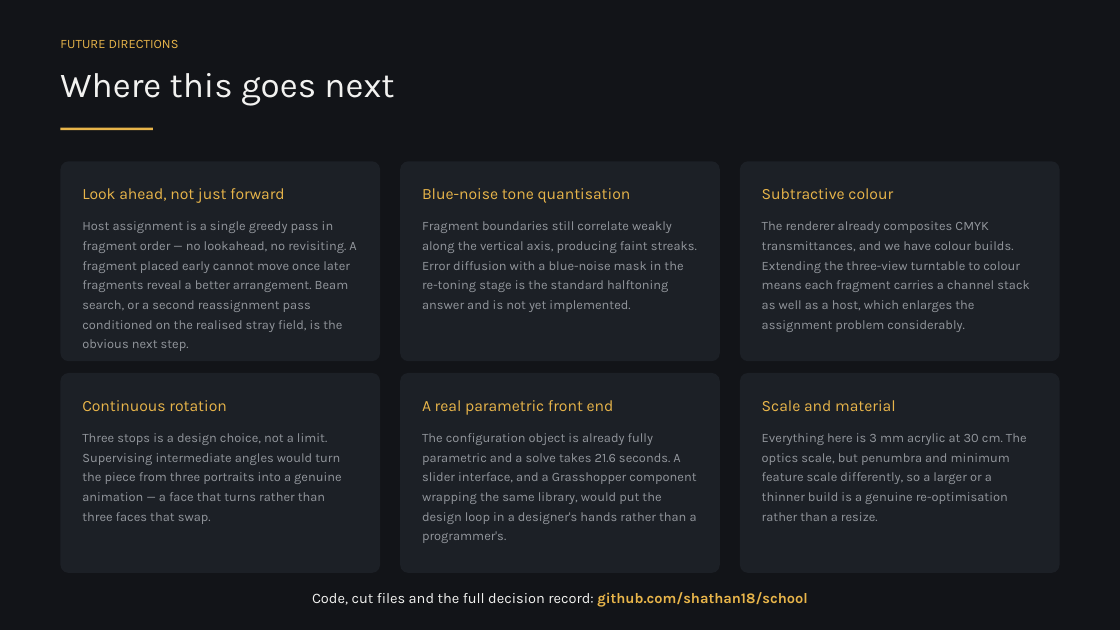
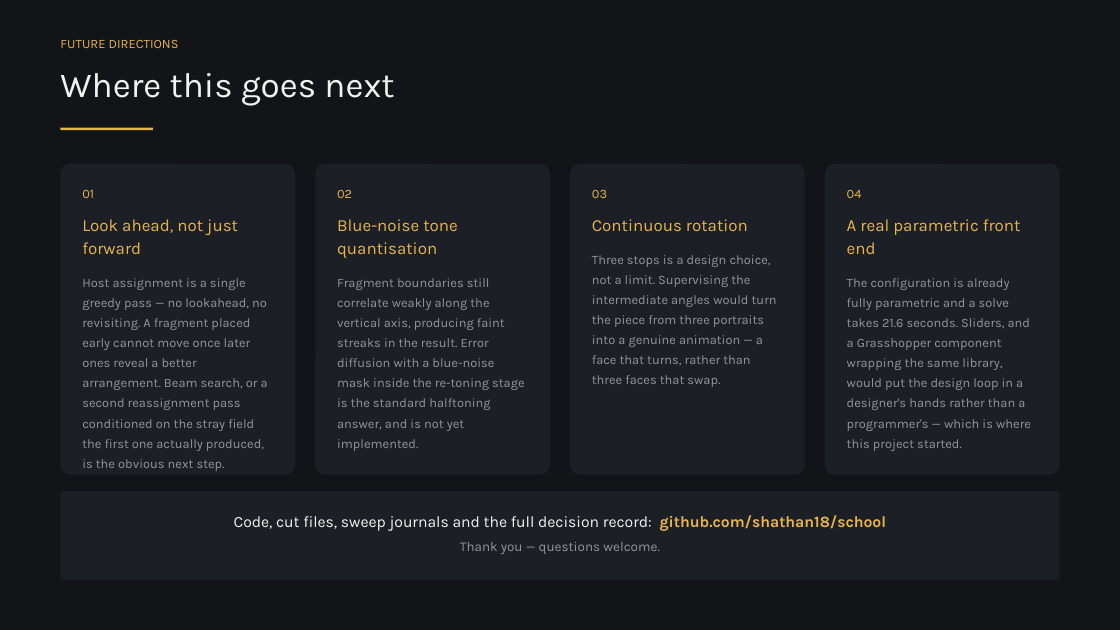
Before and after one commit to shathan18/school, a slide deck: slide 17 of MoP26_ShadowArt_final.pptx (slide 22 before the commit). Drawn at 1120x630 pixels with LibreOffice and Linux fonts; fonts in the diff are those of the drawing. Boxes give left, top, right and bottom in pixels: in the first picture for what was removed or moved away, otherwise in the second. Text is boxed around its words. In the diff, an @@ line names an element or a change of style, - is before the commit and + after.

```diff
--- a/MoP26_ShadowArt_final.pptx
+++ b/MoP26_ShadowArt_final.pptx
@@ rounded rectangle: place and size @@
-rounded rectangle at box(60, 161, 380, 361)
+rounded rectangle at box(60, 164, 295, 475)
@@ rounded rectangle: place and size @@
-rounded rectangle at box(400, 161, 719, 361)
+rounded rectangle at box(315, 164, 549, 475)
@@ rounded rectangle: place and size @@
-rounded rectangle at box(740, 161, 1060, 361)
+rounded rectangle at box(571, 164, 805, 475)
@@ rounded rectangle: place and size @@
-rounded rectangle at box(60, 373, 380, 573)
+rounded rectangle at box(825, 164, 1060, 475)
@@ text at box(82, 190, 94, 198): paragraph added @@
+01
@@ text at box(337, 190, 352, 198): paragraph added @@
+02
@@ text "02": place and size @@
-text "02" at box(422, 188, 697, 312)
+text "02" at box(337, 190, 525, 451)
@@ text at box(592, 190, 607, 198): paragraph added @@
+03
@@ text "03": place and size @@
-text "03" at box(82, 400, 342, 524)
+text "03" at box(592, 190, 777, 387)
@@ text removed at box(762, 188, 1030, 332) @@
-Subtractive colour
-The renderer already composites CMYK transmittances, and we have colour builds. Extending the three-view turntable to colour means each fragment carries a channel stack as well as a host, which enlarges the assignment problem considerably.
@@ text at box(847, 190, 862, 198): paragraph added @@
+04
@@ text "04": place and size @@
-text "04" at box(422, 400, 697, 543)
+text "04" at box(847, 190, 1031, 451)
@@ text at box(82, 219, 238, 254): size 13.5 to 14.5 pt in "Look ahead, not just forward"; line spacing 1.15 to 1.14; more space between paragraphs @@
@@ text at box(337, 219, 458, 258): size 13.5 to 14.5 pt in "Blue-noise tone quantisation"; line spacing 1.15 to 1.14; more space between paragraphs @@
@@ text at box(592, 219, 748, 231): size 13.5 to 14.5 pt in "Continuous rotation"; line spacing 1.15 to 1.14; more space between paragraphs @@
@@ text at box(847, 219, 1021, 254): size 13.5 to 14.5 pt in "A real parametric front end"; line spacing 1.15 to 1.14; more space between paragraphs @@
@@ text at box(82, 278, 268, 451): text changed @@
-Host assignment is a single greedy pass in fragment order — no lookahead, no revisiting. A fragment placed early cannot move once later fragments reveal a better arrangement. Beam search, or a second reassignment pass conditioned on the realised stray field, is the obvious next step.
+Host assignment is a single greedy pass — no lookahead, no revisiting. A fragment placed early cannot move once later ones reveal a better arrangement. Beam search, or a second reassignment pass conditioned on the stray field the first one actually produced, is the obvious next step.
@@ text at box(337, 278, 525, 451): text changed @@
-Fragment boundaries still correlate weakly along the vertical axis, producing faint streaks. Error diffusion with a blue-noise mask in the re-toning stage is the standard halftoning answer and is not yet implemented.
+Fragment boundaries still correlate weakly along the vertical axis, producing faint streaks in the result. Error diffusion with a blue-noise mask inside the re-toning stage is the standard halftoning answer, and is not yet implemented.
@@ text at box(592, 275, 777, 387): text changed @@
-Three stops is a design choice, not a limit. Supervising intermediate angles would turn the piece from three portraits into a genuine animation — a face that turns rather than three faces that swap.
+Three stops is a design choice, not a limit. Supervising the intermediate angles would turn the piece from three portraits into a genuine animation — a face that turns, rather than three faces that swap.
@@ text at box(847, 278, 1031, 451): text changed @@
-The configuration object is already fully parametric and a solve takes 21.6 seconds. A slider interface, and a Grasshopper component wrapping the same library, would put the design loop in a designer's hands rather than a programmer's.
+The configuration is already fully parametric and a solve takes 21.6 seconds. Sliders, and a Grasshopper component wrapping the same library, would put the design loop in a designer's hands rather than a programmer's — which is where this project started.
@@ rounded rectangle removed at box(740, 373, 1060, 573) @@
@@ text removed at box(762, 400, 1027, 521) @@
-Scale and material
-Everything here is 3 mm acrylic at 30 cm. The optics scale, but penumbra and minimum feature scale differently, so a larger or a thinner build is a genuine re-optimisation rather than a resize.
@@ rounded rectangle: place and size @@
-rounded rectangle at box(400, 373, 719, 573)
+rounded rectangle at box(60, 492, 1060, 580)
@@ text at box(234, 515, 886, 554): text changed; size 12.5 to 13.5 pt @@
-Code, cut files and the full decision record: github.com/shathan18/school
+Code, cut files, sweep journals and the full decision record: github.com/shathan18/school
+Thank you — questions welcome.
```
Also in this commit, not shown: 6 other slides changed, 5 slides added, 4 slides removed, 1 other file.
